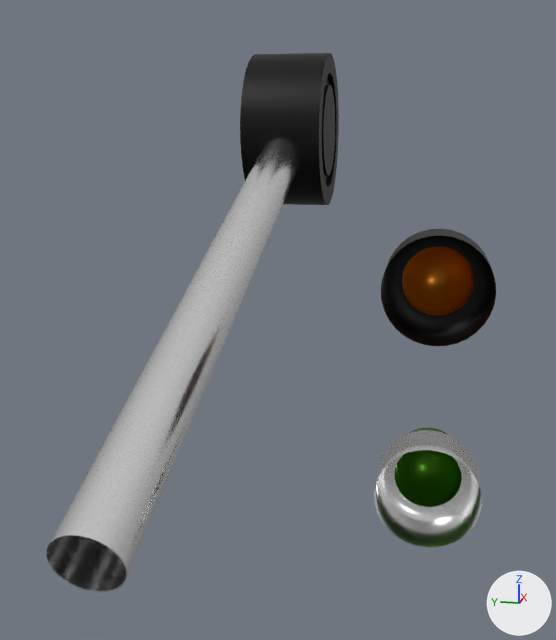
What one commit did to the Blender file Models/Interior/Panel/Controls/gear/gear.blend.
Rendered twice from a camera (50 mm lens) standing at (-0.1025, -0.0289, 0.0357) and looking at (0.01, -0.0064, 0.0076). The axes (+X, +Y, +Z) are drawn at lower right. The lights are the same throughout.

Names of what the first picture shows: 'Bar', 'ExtendedLamp', 'ExtendedLampMount', 'Handle', 'RetractedLamp', 'RetractedLampMount'.
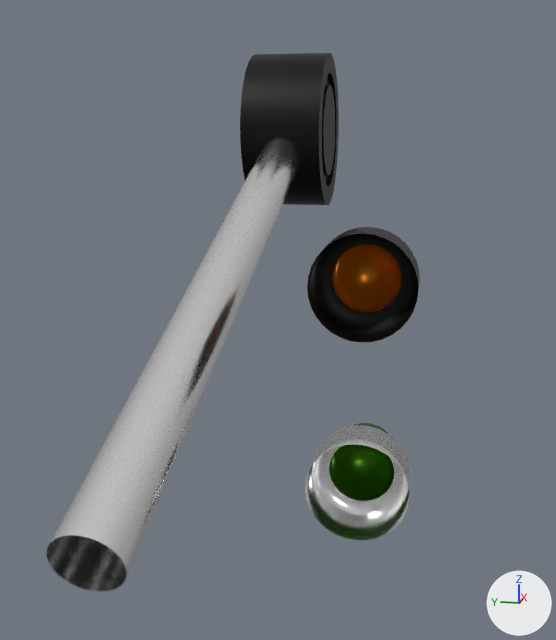
What the commit changed:
Object 'RetractedLampMount' (ob_retractedlampmount) moves from (0.0037, -0.03, 0.015) to (0.0037, -0.02, 0.015).
Object 'RetractedLamp' (ob_retractedlamp) moves from (0.01, -0.03, 0.015) to (0.01, -0.02, 0.015).
Object 'ExtendedLampMount' (ob_extendedlampmount) moves from (0.0037, -0.03, -0.015) to (0.0037, -0.02, -0.015).
Object 'ExtendedLamp' (ob_extendedlamp) moves from (0.01, -0.03, -0.015) to (0.01, -0.02, -0.015).

Boxes (x1, y1, x2, y2) around the edits, measured in the pictures (556 x 640 px):
'ExtendedLampMount', moved: before (374, 430, 482, 547); after (305, 425, 411, 540)
'RetractedLampMount', moved: before (381, 229, 496, 346); after (307, 227, 420, 343)
'RetractedLamp', moved: before (402, 246, 474, 316); after (332, 244, 402, 312)
'ExtendedLamp', moved: before (395, 428, 462, 507); after (329, 423, 394, 501)
